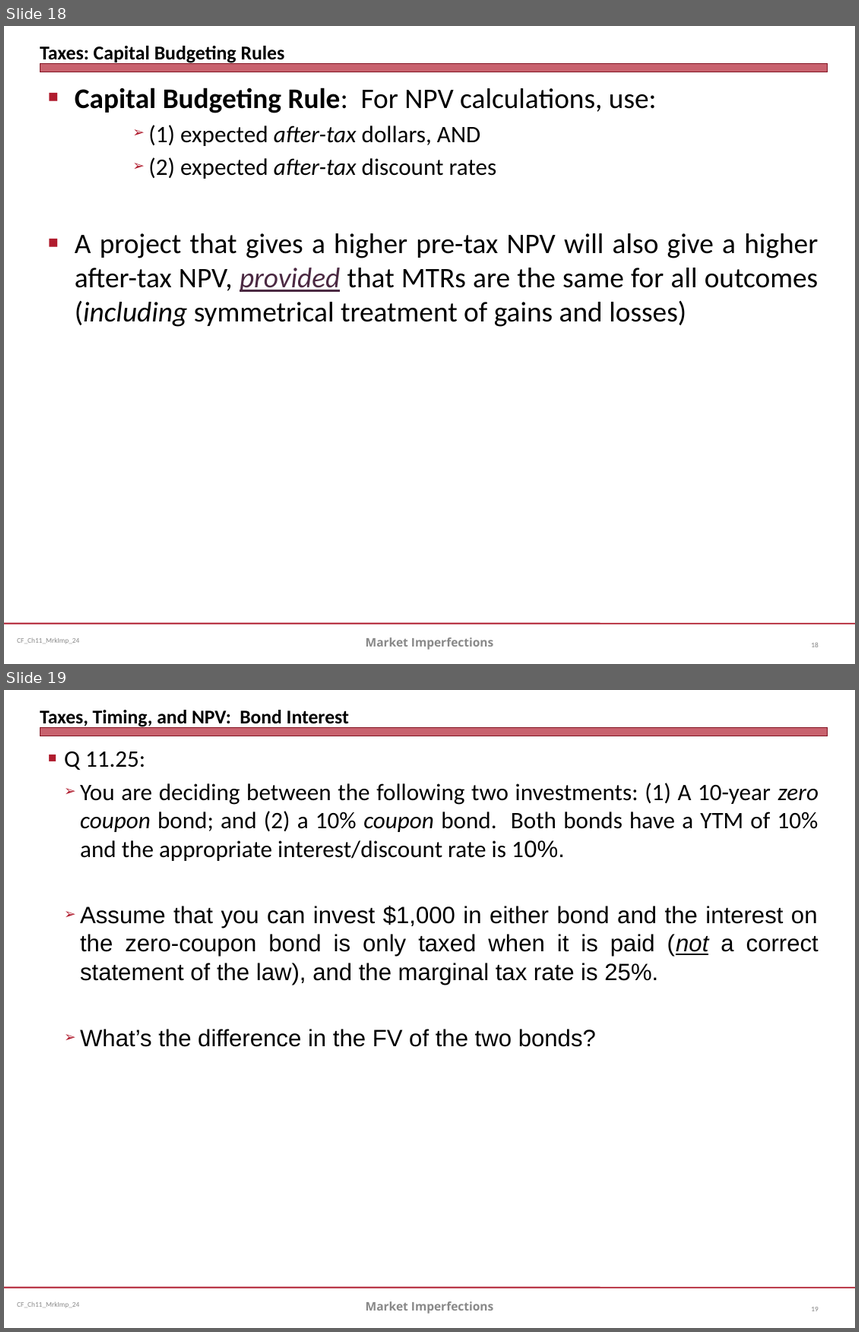
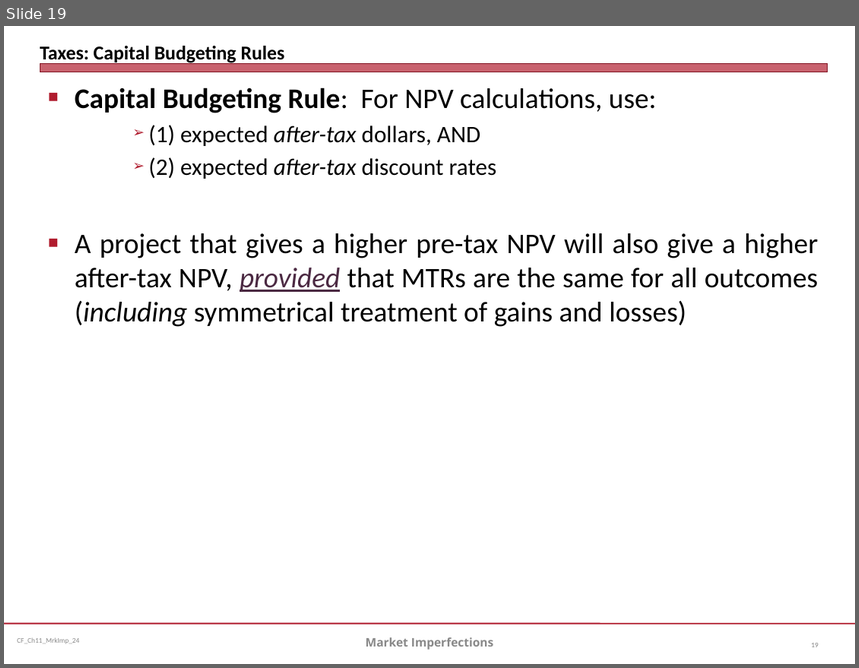
Before and after one commit to jmc877/Corporate-Finance, a slide deck: slides/CF_Ch11_MrkImp_24.pptx. Shown one above the other, each under a label of ours: slides 18 and 19 before the commit, slide 19 after it. The pictures are 859x1332 and 859x668 pixels, drawn with LibreOffice and Linux fonts; fonts in the diff are those of the drawing. Boxes give left, top, right and bottom in pixels: in the first picture for what was removed or moved away, otherwise in the second. Text is boxed around its words. In the diff, an @@ line names an element or a change of style, - is before the commit and + after.

```diff
--- a/slides/CF_Ch11_MrkImp_24.pptx
+++ b/slides/CF_Ch11_MrkImp_24.pptx
@@ slide 19 removed at <box>4,690,855,1328</box>, background #FFFFFF; not listed: 3 template elements that a slide beside it also shows @@
@@ title removed at <box>40,710,349,728</box> @@
-Taxes, Timing, and NPV: Bond Interest
@@ text removed at <box>64,751,819,1047</box> @@
-■ Q 11.25:
-  ➢ You are deciding between the following two investments: (1) A 10-year zero coupon bond; and (2) a 10% coupon bond. Both bonds have a YTM of 10% and the appropriate interest/discount rate is 10%.
-  ➢ Assume that you can invest $1,000 in either bond and the interest on the zero-coupon bond is only taxed when it is paid (not a correct statement of the law), and the marginal tax rate is 25%.
-  ➢ What’s the difference in the FV of the two bonds?
@@ text removed at <box>366,1302,493,1314</box> @@
-Market Imperfections
@@ page number removed at <box>811,1307,818,1312</box> @@
-19
@@ what was slide 18 is now slide 19 @@
```
Also in this commit, not shown: 6 slides changed, 1 slide added, 5 other files.
